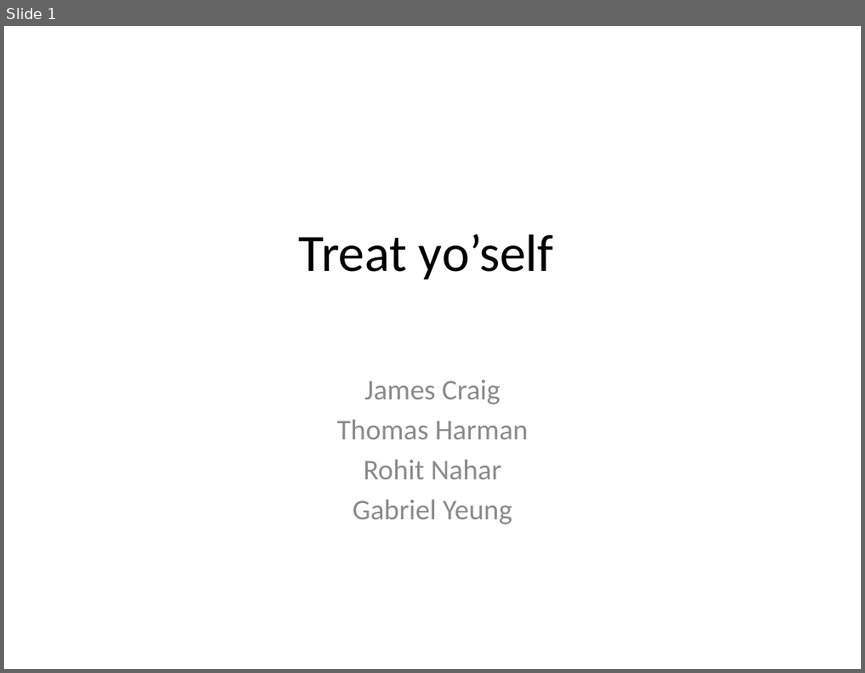
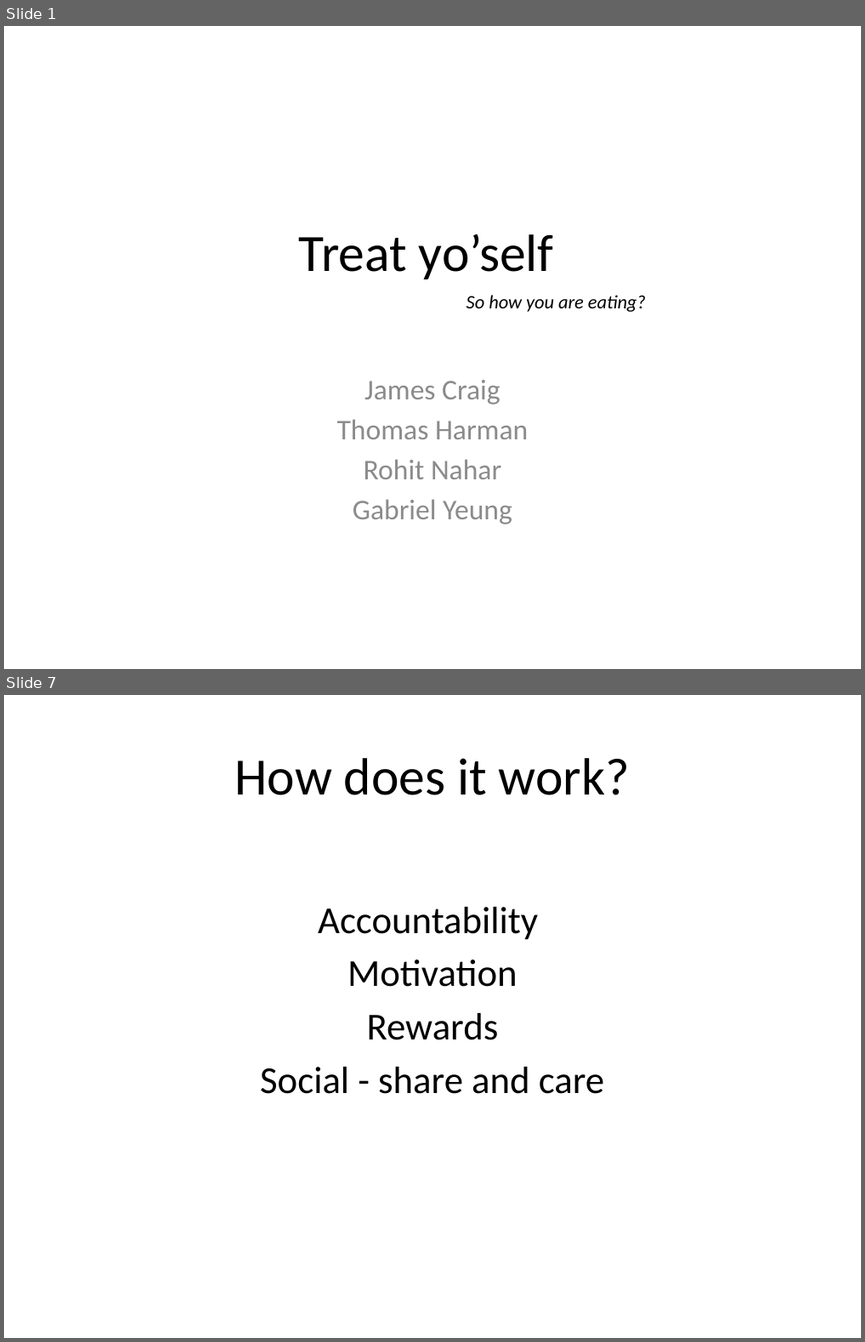
Before and after one commit to gabrielyeung/workshop, a slide deck: www/docs/treatyoself.pptx. Shown one above the other, each under a label of ours: slide 1 before the commit, slides 1 and 7 after it; the slides between them are not shown. The pictures are 865x673 and 865x1342 pixels, drawn with LibreOffice and Linux fonts; fonts in the diff are those of the drawing. Boxes give left, top, right and bottom in pixels: in the first picture for what was removed or moved away, otherwise in the second. Text is boxed around its words. In the diff, an @@ line names an element or a change of style, - is before the commit and + after.

```diff
--- a/www/docs/treatyoself.pptx
+++ b/www/docs/treatyoself.pptx
@@ slide 7 added at [4, 695, 861, 1338], background #FFFFFF @@
@@ title added at [234, 758, 630, 795], 44 pt, text #000000 @@
+How does it work?
@@ text added at [260, 907, 604, 1094], 32 pt, text #000000 @@
+Accountability
+Motivation
+Rewards
+Social - share and care
@@ slide 1 changed as well @@
@@ text added at [466, 295, 646, 312], 16 pt, text #000000, italic @@
+So how you are eating?
```
Also in this commit, not shown: 7 other slides added.
